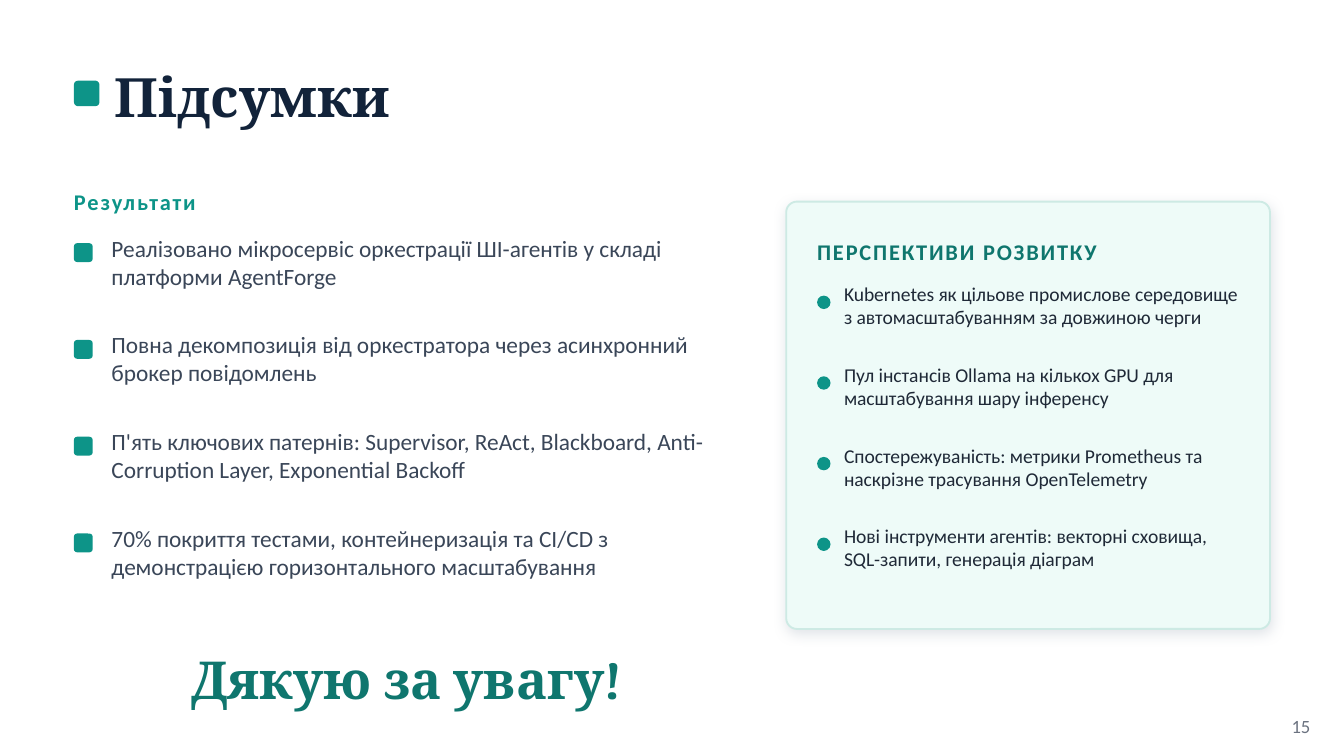
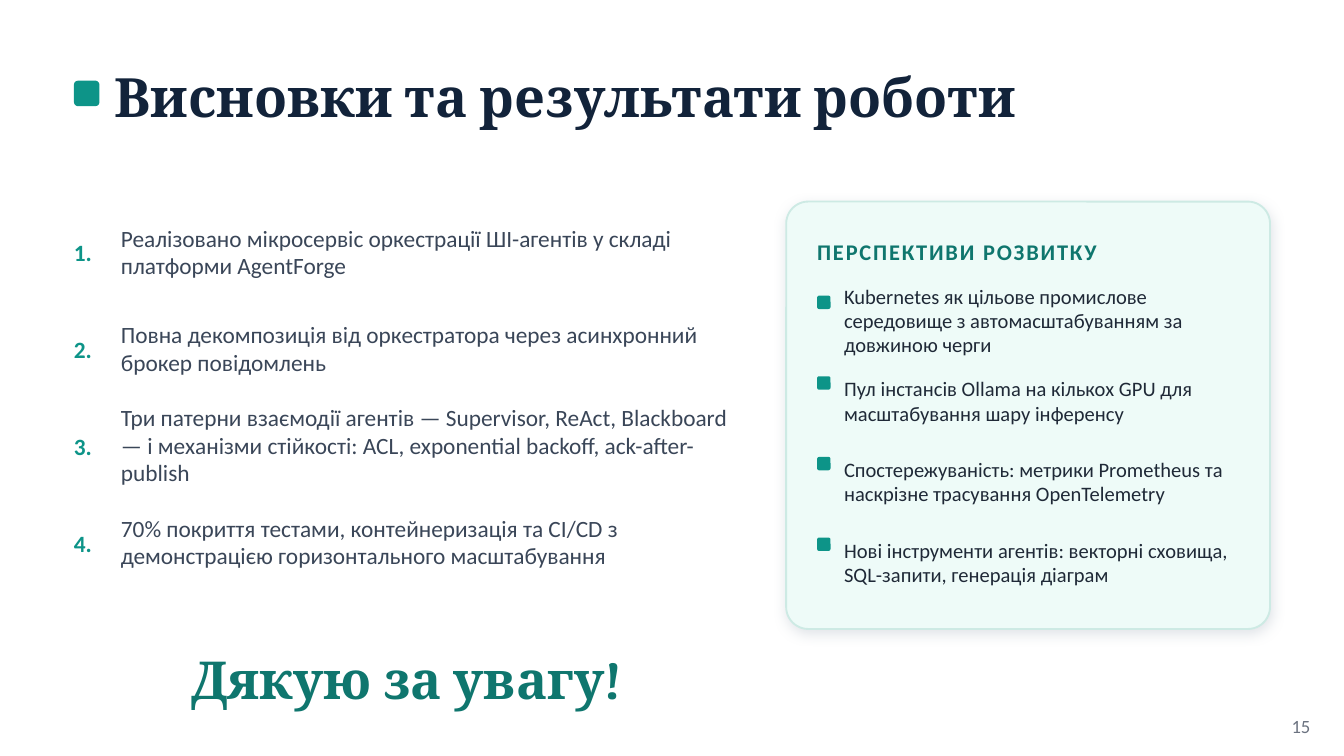
Before and after one commit to NureShelekhanOleksandr/2026_B_PI_PZPI-22-2_Shelekhan_O_M, a slide deck: slide 15 of 2026_Б_ПІ_ПЗПІ-22-2_Шелехань_О_М.pptx. Drawn at 1344x756 pixels with LibreOffice and Linux fonts; fonts in the diff are those of the drawing. Boxes give left, top, right and bottom in pixels: in the first picture for what was removed or moved away, otherwise in the second. Text is boxed around its words. In the diff, an @@ line names an element or a change of style, - is before the commit and + after.

```diff
--- a/2026_Б_ПІ_ПЗПІ-22-2_Шелехань_О_М.pptx
+++ b/2026_Б_ПІ_ПЗПІ-22-2_Шелехань_О_М.pptx
@@ text at box(114, 75, 1016, 130): text changed @@
-Підсумки
+Висновки та результати роботи
@@ text removed at box(74, 195, 196, 214) @@
-Результати
@@ text "Реалізовано мікросервіс оркестрації ШІ-агентів у ...": place and size @@
-text "Реалізовано мікросервіс оркестрації ШІ-агентів у ..." at box(111, 241, 661, 289)
+text "Реалізовано мікросервіс оркестрації ШІ-агентів у ..." at box(121, 231, 671, 278)
@@ rounded rectangle at box(786, 202, 1270, 629): proportions changed @@
@@ rounded rectangle removed at box(74, 243, 93, 262) @@
@@ text added at box(74, 246, 92, 261), 12.5 pt, text #0D9488, bold @@
+1.
@@ line spacing 1 to 0.98; vertical alignment top to middle in 3 elements at box(121, 521, 618, 568), box(121, 231, 671, 278), box(121, 327, 697, 375) @@
@@ text "Повна декомпозиція від оркестратора через ...": place and size @@
-text "Повна декомпозиція від оркестратора через ..." at box(111, 337, 688, 385)
+text "Повна декомпозиція від оркестратора через ..." at box(121, 327, 697, 375)
@@ rounded rectangle removed at box(74, 340, 93, 359) @@
@@ text added at box(74, 342, 92, 358), 12.5 pt, text #0D9488, bold @@
+2.
@@ text at box(121, 409, 726, 485): text changed @@
-П'ять ключових патернів: Supervisor, ReAct, Blackboard, Anti-Corruption Layer, Exponential Backoff
+Три патерни взаємодії агентів — Supervisor, ReAct, Blackboard — і механізми стійкості: ACL, exponential backoff, ack-after-publish
@@ text "Три патерни взаємодії агентів — ..." at box(121, 409, 726, 485): vertical alignment top to middle @@
@@ rounded rectangle removed at box(74, 437, 93, 456) @@
@@ text added at box(74, 439, 92, 455), 12.5 pt, text #0D9488, bold @@
+3.
@@ text "70% покриття тестами, контейнеризація та ...": place and size @@
-text "70% покриття тестами, контейнеризація та ..." at box(111, 531, 608, 579)
+text "70% покриття тестами, контейнеризація та ..." at box(121, 521, 618, 568)
@@ rounded rectangle removed at box(74, 534, 93, 552) @@
@@ text added at box(74, 537, 92, 552), 12.5 pt, text #0D9488, bold @@
+4.
@@ ellipse to rounded rectangle in 4 elements at box(817, 296, 831, 309), box(817, 376, 831, 390), box(817, 457, 831, 470), box(817, 538, 831, 551) @@
@@ size 10.5 to 11 pt; vertical alignment top to middle in 4 elements at box(844, 289, 1183, 356), box(844, 381, 1192, 425), box(844, 462, 1223, 505), box(844, 544, 1227, 586) @@
```
Also in this commit, not shown: 12 other slides changed, 1 slide added, 1 slide removed.
